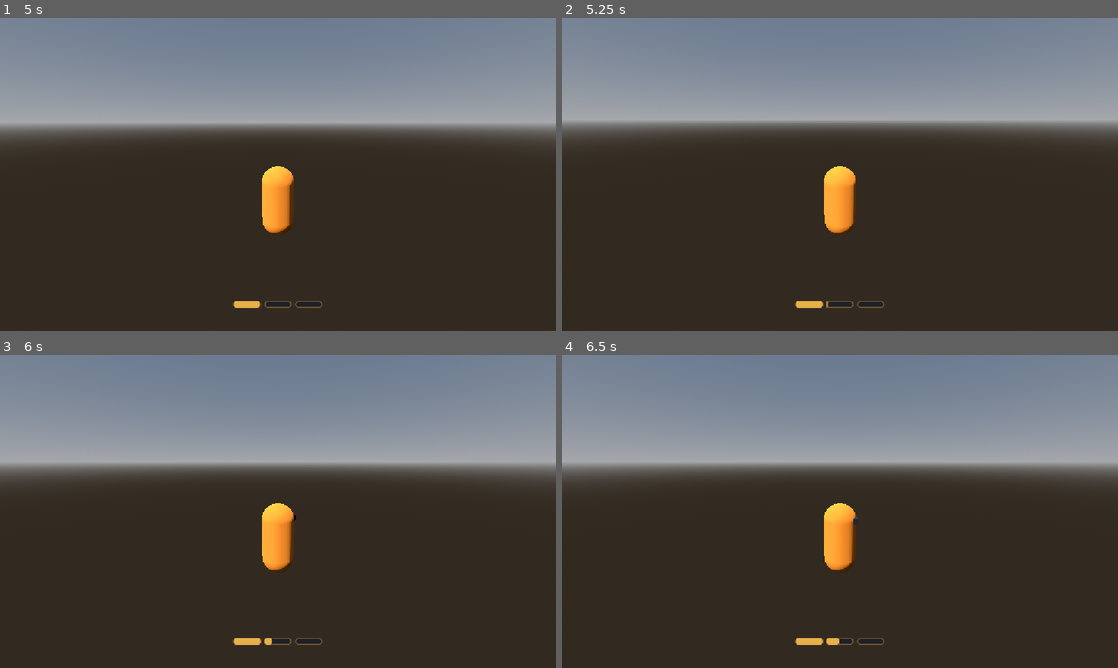
Above: before the commit, frames 1-4 (two rows, left to right).
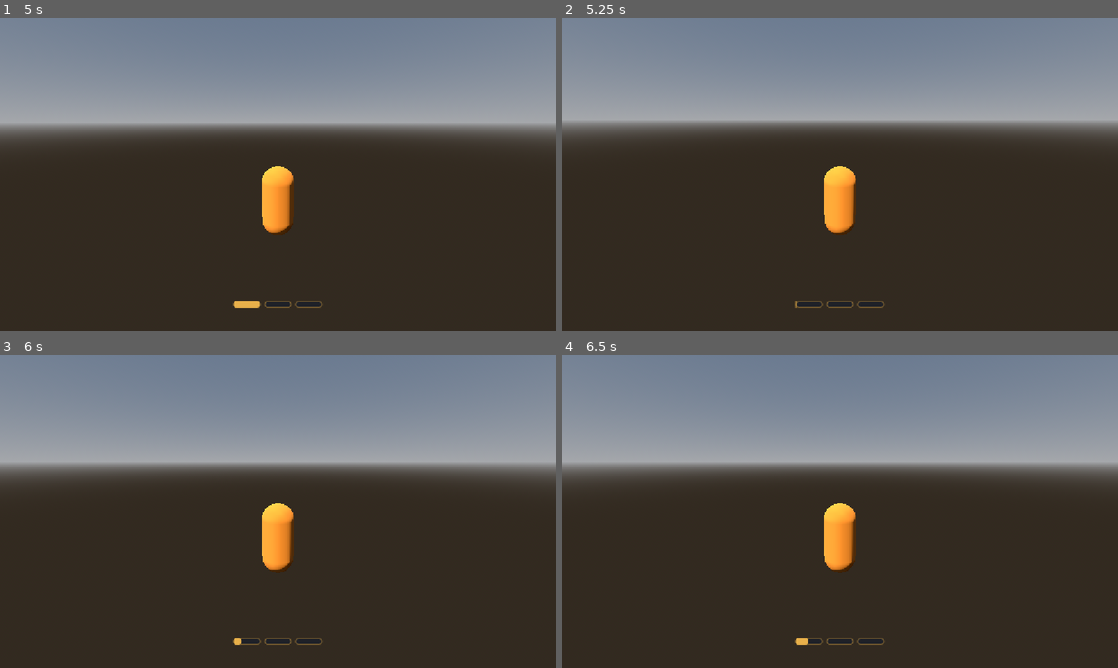
Above: after the commit, the same moments.

Repository: UriBokchoi/BroGuild
Game: Godot game, scene res://levels/test_gym/test_gym.tscn
Same seed, same stepped clock (60 frames per second), same inputs: the game is played once before the commit and once after it.
Inputs (mouse positions are in pixels of both pictures, inside the frame that each line leads up to):
- Up to frame 1 (5 s): tap Enter at 0.5 s; move the mouse to (305, 174) at 0.52 s; hold W (move_forward) from 0.53 s (still down); tap Shift (dash) at 0.6, 2.3, 2.85, 4.55 s; click (305, 174) at 0.67 s; tap Space (jump) at 0.77, 1.07, 1.52, 1.55, 1.82, 2.1, 3.02, 3.32, 3.77, 3.8, 4.07, 4.52, 4.82 s; tap Ctrl (slide) at 0.8, 1.35, 3.05 s; move the mouse to (250, 174) at 1.27 s; move the mouse to (289, 168) at 2.02 s; move the mouse to (272, 180) at 2.77 s; click (272, 180) at 2.92 s; move the mouse to (316, 177) at 3.52 s; tap E (interact) at 3.6 s; move the mouse to (233, 171) at 4.27 s; tap Tab (show_stats) at 4.35 s
- Up to frame 2 (5.25 s): keep holding W (move_forward); tap Space (jump) at 5 s; move the mouse to (845, 174) at 5.02 s; tap Ctrl (slide) at 5.1 s; click (845, 174) at 5.17 s
- Up to frame 3 (6 s): move the mouse to (255, 505) at 5.77 s; release W (move_forward) at 5.78 s; hold D (move_right) from 5.78 s (still down); tap Alt at 5.85 s
- Up to frame 4 (6.5 s): keep holding D (move_right); tap Space (jump) at 6.02, 6.05, 6.32 s

Frame 1 is identical in both runs. In frame 2, 0.1% of the frame differs, in the area x 41-48%, y 90-93%; in frame 3, 0.1%; in frame 4, 0.1%, in the area x 43-54%, y 50-93%.

Commit message:
feat(movement): caída rápida con Ctrl en el aire
Picado recto al suelo a fast_fall_speed (45 m/s) hasta aterrizar; gasta
1 carga y emite slammed al tocar suelo para la mejora de impacto y el
juice. Comparte Ctrl con el slide: este solo entra en el suelo.

Co-Authored-By: Claude Opus 5.5 <noreply@anthropic.com>

Diff:
--- a/data/i18n/strings.csv
+++ b/data/i18n/strings.csv
@@ -74,3 +74,5 @@
 STAT_WALL_JUMP_SPEED,Impulso del salto en pared,Wall jump push
 STAT_WALL_JUMP_CHAIN_COST,Coste de los saltos en pared encadenados,Chained wall jump cost
 STAT_WALL_JUMP_REACH,Alcance del salto en pared,Wall jump reach
+STAT_FAST_FALL_SPEED,Velocidad de la caída rápida,Fast fall speed
+STAT_FAST_FALL_COST,Coste de la caída rápida,Fast fall cost
--- a/data/player/movement.tres
+++ b/data/player/movement.tres
@@ -37,5 +37,7 @@
 slide_gravity = 30.0
 slide_turn_speed = 3.141592653589793
 air_acceleration = 30.0
+fast_fall_speed = 45.0
+fast_fall_cost = 1.0
 input_buffer_time = 0.12
 action_end_buffer_time = 0.1
--- a/entities/player/movement_data.gd
+++ b/entities/player/movement_data.gd
@@ -85,6 +85,10 @@
 @export_range(0.0, 200.0, 0.5, "or_greater", "suffix:m/s²") var air_acceleration: float = 0.0
 ## Frenada en el aire cuando no pides dirección (0 = conservas todo el impulso).
 @export_range(0.0, 200.0, 0.5, "or_greater", "suffix:m/s²") var air_deceleration: float = 0.0
+## Velocidad de la caída rápida (Ctrl en el aire), recta hacia abajo.
+@export_range(1.0, 200.0, 0.5, "or_greater", "suffix:m/s") var fast_fall_speed: float = 0.0
+## Cargas de stamina que gasta la caída rápida.
+@export_range(0.0, 3.0, 0.5, "or_greater") var fast_fall_cost: float = 0.0
 
 @export_group("input")
 ## Segundos que espera una acción pulsada que aún no puede hacerse (el jump buffer).
--- a/entities/player/player.tscn
+++ b/entities/player/player.tscn
@@ -27,6 +27,7 @@
 [ext_resource type="Script" path="res://entities/player/dash_jump_cue.gd" id="25_cue"]
 [ext_resource type="Script" path="res://entities/player/wall_sensor.gd" id="26_wall_sensor"]
 [ext_resource type="Script" path="res://entities/player/states/wall_jump_state.gd" id="27_wall_jump"]
+[ext_resource type="Script" path="res://entities/player/states/fast_fall_state.gd" id="28_fast_fall"]
 
 [sub_resource type="CapsuleShape3D" id="CapsuleShape3D_body"]
 radius = 0.4
@@ -150,6 +151,12 @@
 trigger_action = &"jump"
 priority = 30
 
+[node name="FastFall" type="Node" parent="Movement"]
+script = ExtResource("28_fast_fall")
+trigger_action = &"slide"
+priority = 10
+committed = true
+
 [node name="WallSensor" type="Node" parent="." node_paths=PackedStringArray("body")]
 script = ExtResource("26_wall_sensor")
 body = NodePath("..")
--- /dev/null
+++ b/entities/player/states/fast_fall_state.gd
@@ -0,0 +1,30 @@
+class_name FastFallState
+extends MovementState
+## Caída rápida: Ctrl en el aire. Picado recto al suelo a [code]fast_fall_speed[/code] hasta
+## aterrizar; gasta stamina. Al tocar suelo emite [signal slammed] (para la mejora de impacto en
+## área y el juice). En la escena comparte acción con el slide, que solo entra en el suelo; es
+## comprometida y la cancela el dash.
+
+## Aterrizó de una caída rápida a [param impact_speed] m/s.
+signal slammed(impact_speed: float)
+
+
+func can_enter() -> bool:
+	return not ctx.body.is_on_floor() and ctx.stamina.can_spend(ctx.move.fast_fall_cost)
+
+
+func enter(_previous: State) -> void:
+	ctx.stamina.spend(ctx.move.fast_fall_cost)
+	_apply_velocity()
+
+
+func physics_update(_delta: float) -> void:
+	if ctx.body.is_on_floor():
+		slammed.emit(ctx.move.fast_fall_speed)
+		settle()
+		return
+	_apply_velocity()
+
+
+func _apply_velocity() -> void:
+	ctx.body.velocity = Vector3.DOWN * ctx.move.fast_fall_speed
--- a/tests/integration/entities/player/test_player_actions.gd
+++ b/tests/integration/entities/player/test_player_actions.gd
@@ -113,6 +113,21 @@
 	assert_false(ring.visible, "pasada la ventana")
 
 
+func test_ctrl_in_the_air_is_a_fast_fall_that_slams_on_landing() -> void:
+	var fast_fall := _player.get_node(^"Movement/FastFall") as FastFallState
+	watch_signals(fast_fall)
+	# Desde 8 m: a 45 m/s tarda unos 10 ticks en llegar, margen para medir la velocidad.
+	_player.global_position = Vector3(0.0, 8.0, 0.0)
+	await wait_physics_frames(2)
+	_player.movement.request(InputActions.SLIDE)
+	await wait_physics_frames(2)
+	assert_same(_player.movement.current, fast_fall, "Ctrl en el aire")
+	assert_almost_eq(_player.velocity.y, -_move.fast_fall_speed, 0.01)
+	await wait_physics_frames(20)
+	assert_same(_player.movement.current, _player.ground_state, "aterriza enseguida")
+	assert_signal_emitted(fast_fall, "slammed")
+
+
 func _horizontal_speed() -> float:
 	return Vector2(_player.velocity.x, _player.velocity.z).length()
 
--- /dev/null
+++ b/tests/unit/entities/player/states/test_fast_fall_state.gd
@@ -0,0 +1,33 @@
+extends GutTest
+## FastFallState: solo en el aire y con stamina; cae recto a su velocidad.
+
+const ContextFixture := preload("res://tests/unit/entities/player/states/movement_context_fixture.gd")
+const FALL_SPEED := 45.0
+
+var _context: MovementContext
+var _machine: StateMachine
+var _fast_fall: FastFallState
+
+
+func before_each() -> void:
+	var move := ContextFixture.movement_with_gravity()
+	move.fast_fall_speed = FALL_SPEED
+	move.fast_fall_cost = 1.0
+	_context = ContextFixture.create(self, move)
+	_fast_fall = FastFallState.new()
+	_machine = ContextFixture.start_machine(self, _context, [_fast_fall])
+
+
+func test_in_the_air_with_stamina() -> void:
+	assert_true(_fast_fall.can_enter(), "el cuerpo de prueba siempre está en el aire")
+	_context.stamina.spend(3.0)
+	assert_false(_fast_fall.can_enter(), "sin cargas no")
+
+
+func test_dives_straight_down_and_spends_a_charge() -> void:
+	_context.body.velocity = Vector3(8.0, 3.0, 0.0)
+	_machine.transition_to(_fast_fall)
+	assert_eq(_context.body.velocity, Vector3.DOWN * FALL_SPEED)
+	assert_eq(_context.stamina.get_charges(), 2.0)
+	_machine.physics_update(1.0 / 60.0)
+	assert_same(_machine.current, _fast_fall, "sigue cayendo hasta tocar suelo")
Not shown, added: entities/player/states/fast_fall_state.gd.uid
Not shown, added: tests/unit/entities/player/states/test_fast_fall_state.gd.uid
Not shown, changed: docs/DECISIONES.md
Not shown, changed: docs/GDD.md
Not shown, changed: docs/ROADMAP.md
